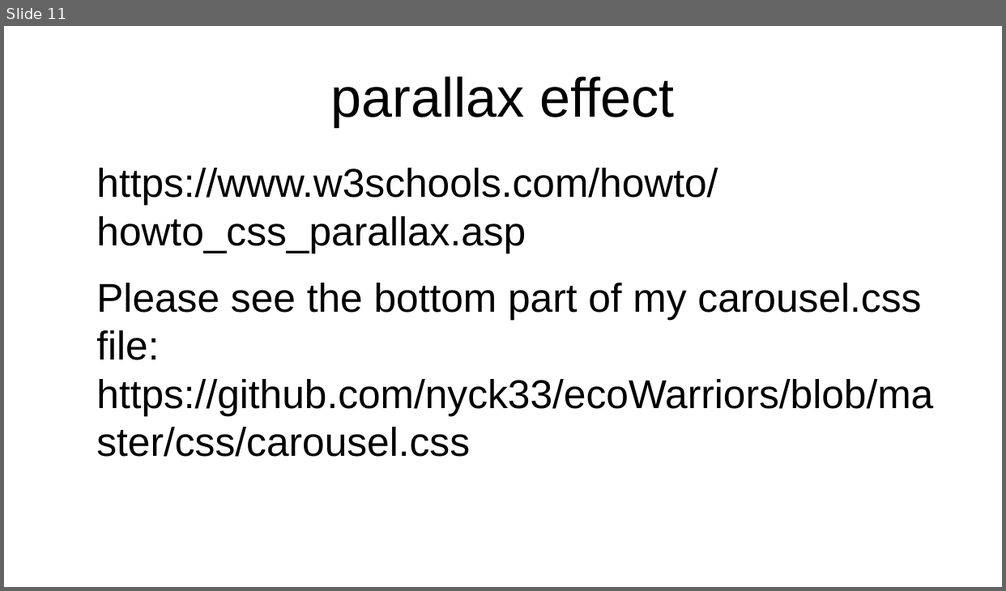
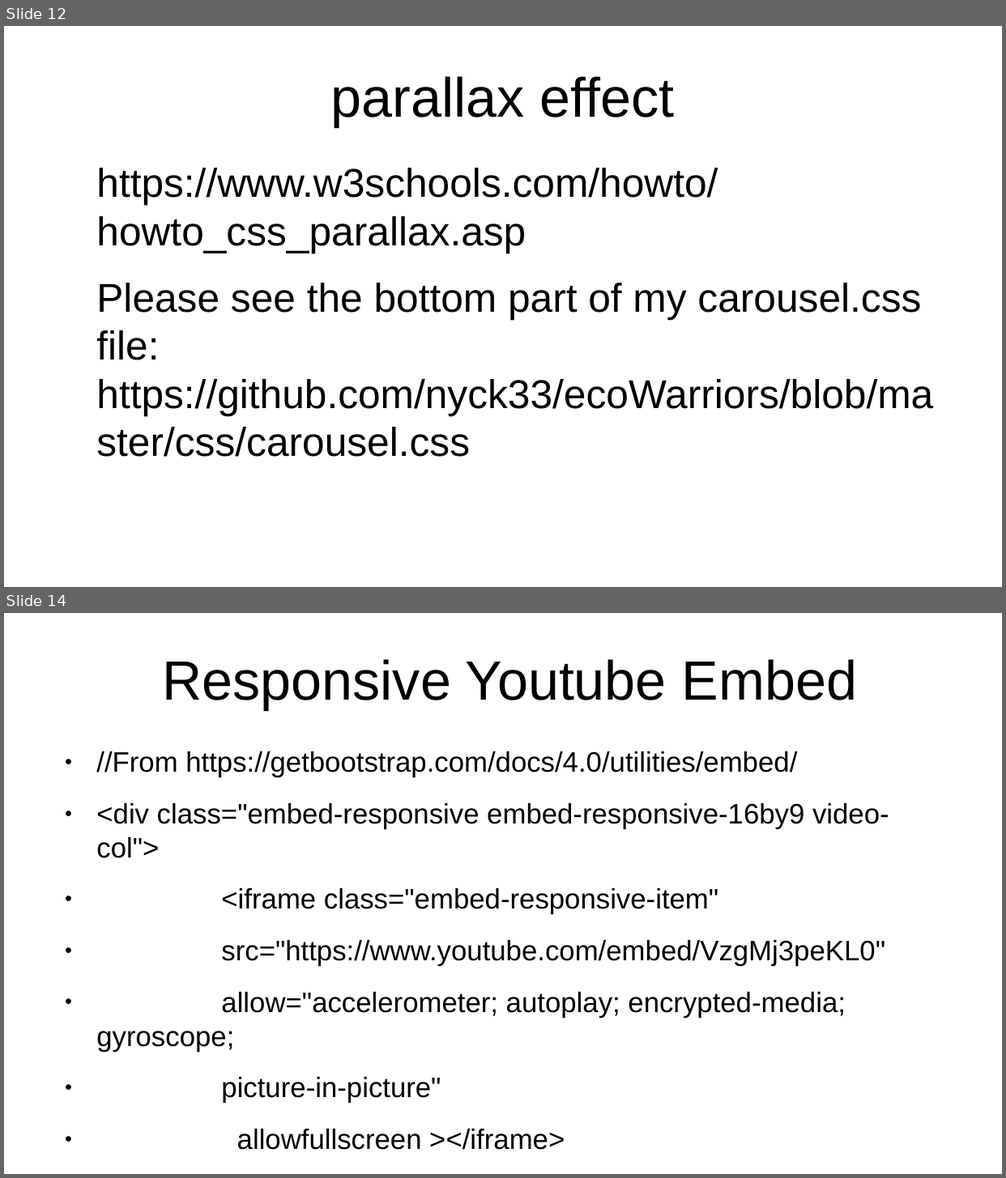
Before and after one commit to nyck33/ecoWarriors, a slide deck: comp2680Presentation.odp. Shown one above the other, each under a label of ours: slide 11 before the commit, slides 12 and 14 after it; the slides between them are not shown. The pictures are 1006x591 and 1006x1178 pixels, drawn with LibreOffice and Linux fonts; fonts in the diff are those of the drawing. Boxes give left, top, right and bottom in pixels: in the first picture for what was removed or moved away, otherwise in the second. Text is boxed around its words. In the diff, an @@ line names an element or a change of style, - is before the commit and + after.

```diff
--- a/comp2680Presentation.odp
+++ b/comp2680Presentation.odp
@@ slide 14 added at (4,613,1002,1174), background #FFFFFF @@
@@ title added at (162,659,857,710), 44 pt, text #000000 @@
+Responsive Youtube Embed
@@ text added at (96,751,889,1150), 22.4 pt, text #000000 @@
+● //From https://getbootstrap.com/docs/4.0/utilities/embed/
+● <div class="embed-responsive embed-responsive-16by9 video-col">
+● <iframe class="embed-responsive-item"
+● src="https://www.youtube.com/embed/VzgMj3peKL0"
+● allow="accelerometer; autoplay; encrypted-media; gyroscope;
+● picture-in-picture"
+● allowfullscreen ></iframe>
+● </div>
@@ what was slide 11 is now slide 12 @@
```
Also in this commit, not shown: 3 slides changed, 6 other slides added, 3 slides removed, 1 other file.
